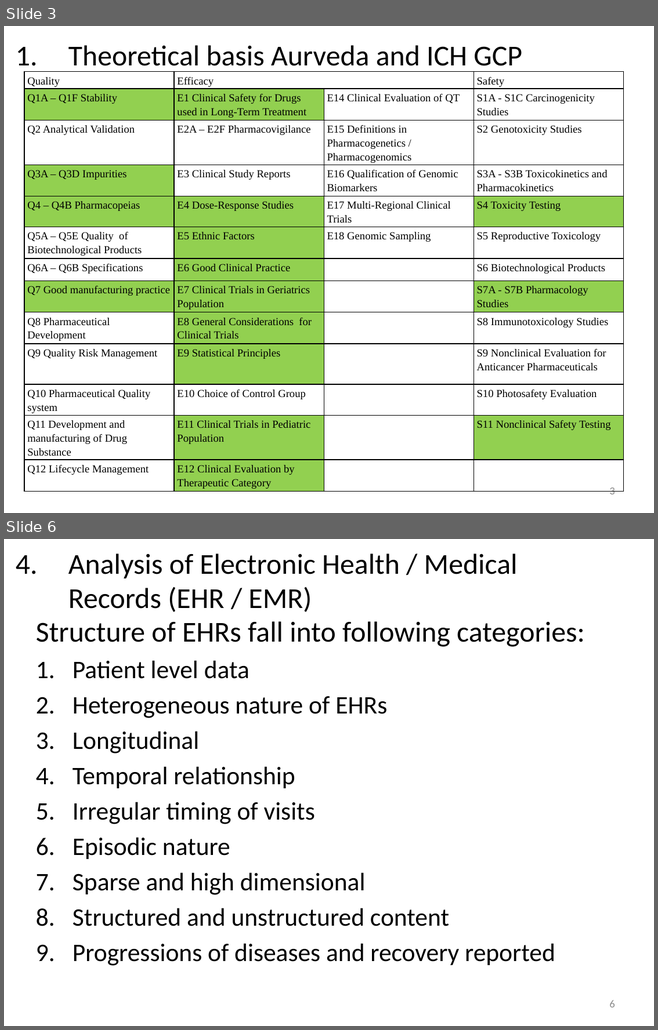
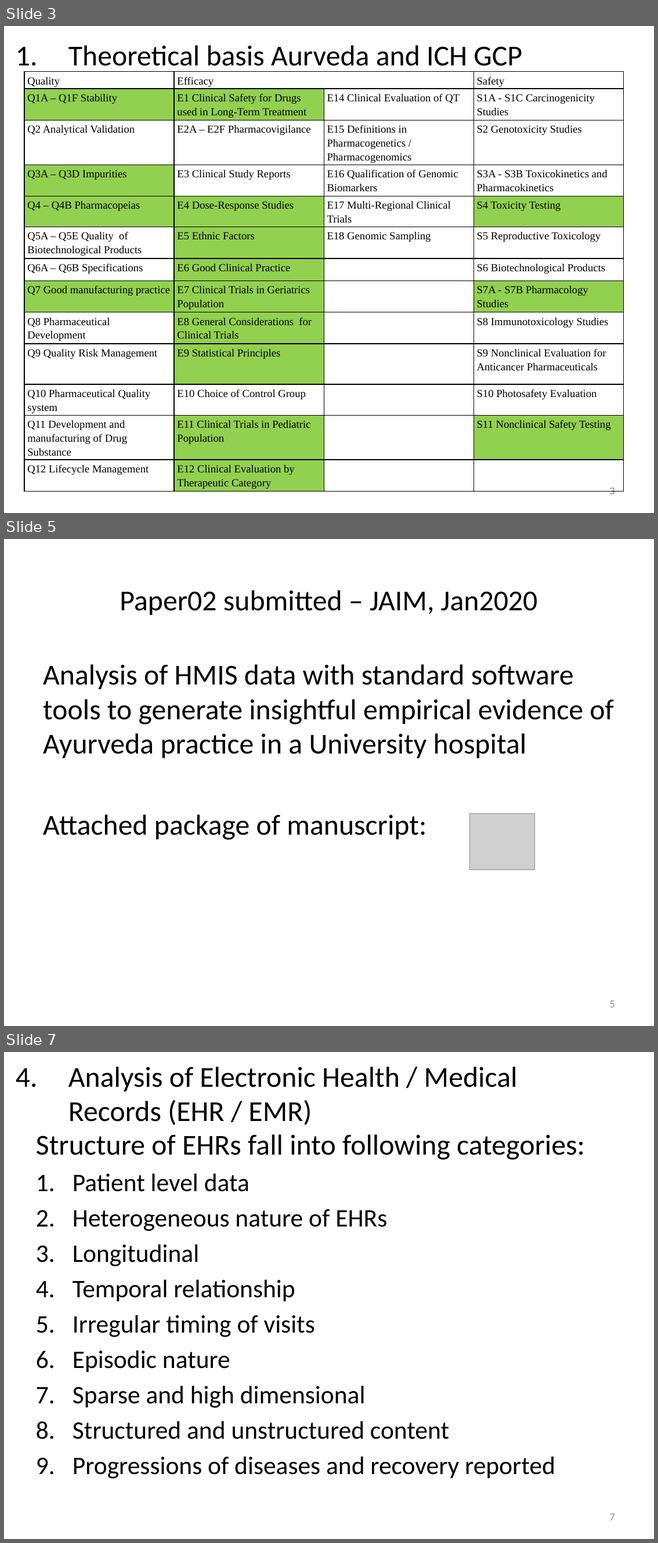
Before and after one commit to coursephd/PostgreSQL, a slide deck: thesis/ThesisPresentation V1.0-WorkingCopy.pptx. Shown one above the other, each under a label of ours: slides 3 and 6 before the commit, slides 3, 5 and 7 after it; the slides between them are not shown. The pictures are 658x1030 and 658x1543 pixels, drawn with LibreOffice and Linux fonts; fonts in the diff are those of the drawing; grey boxes stand for pictures; background and template pictures are left out. Boxes give left, top, right and bottom in pixels: in the first picture for what was removed or moved away, otherwise in the second. Text is boxed around its words. In the diff, an @@ line names an element or a change of style, - is before the commit and + after.

```diff
--- a/thesis/ThesisPresentation V1.0-WorkingCopy.pptx
+++ b/thesis/ThesisPresentation V1.0-WorkingCopy.pptx
@@ slide 5 added at (4,539,654,1026), background #FFFFFF @@
@@ title added at (119,590,538,615), 32 pt, text #000000 @@
+Paper02 submitted – JAIM, Jan2020
@@ text added at (43,664,613,840), 32 pt, text #000000 @@
+Analysis of HMIS data with standard software tools to generate insightful empirical evidence of Ayurveda practice in a University hospital
+Attached package of manuscript:
@@ picture added at (470,813,535,870) @@
@@ page number added at (609,1001,614,1008), 12 pt, text #8C8C8C @@
+5
@@ what was slide 6 is now slide 7 @@
@@ page number at (609,1514,614,1521): text changed @@
-6
+7
```
Also in this commit, not shown: 4 slides changed, 3 other slides added, 3 slides removed.
